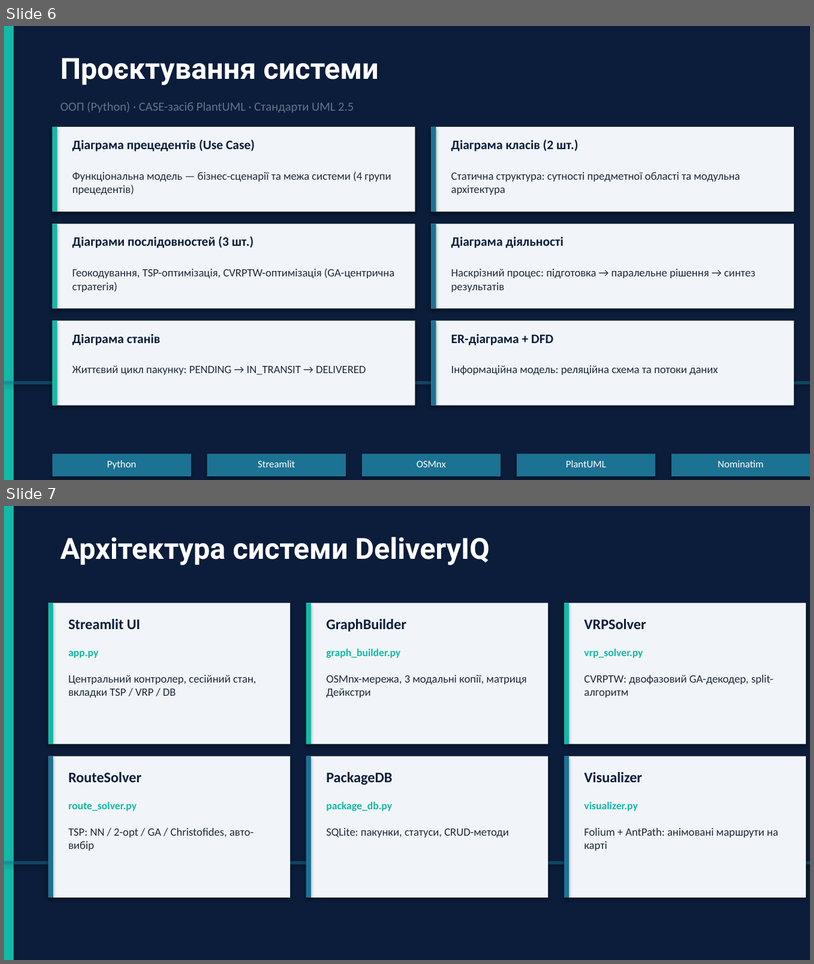
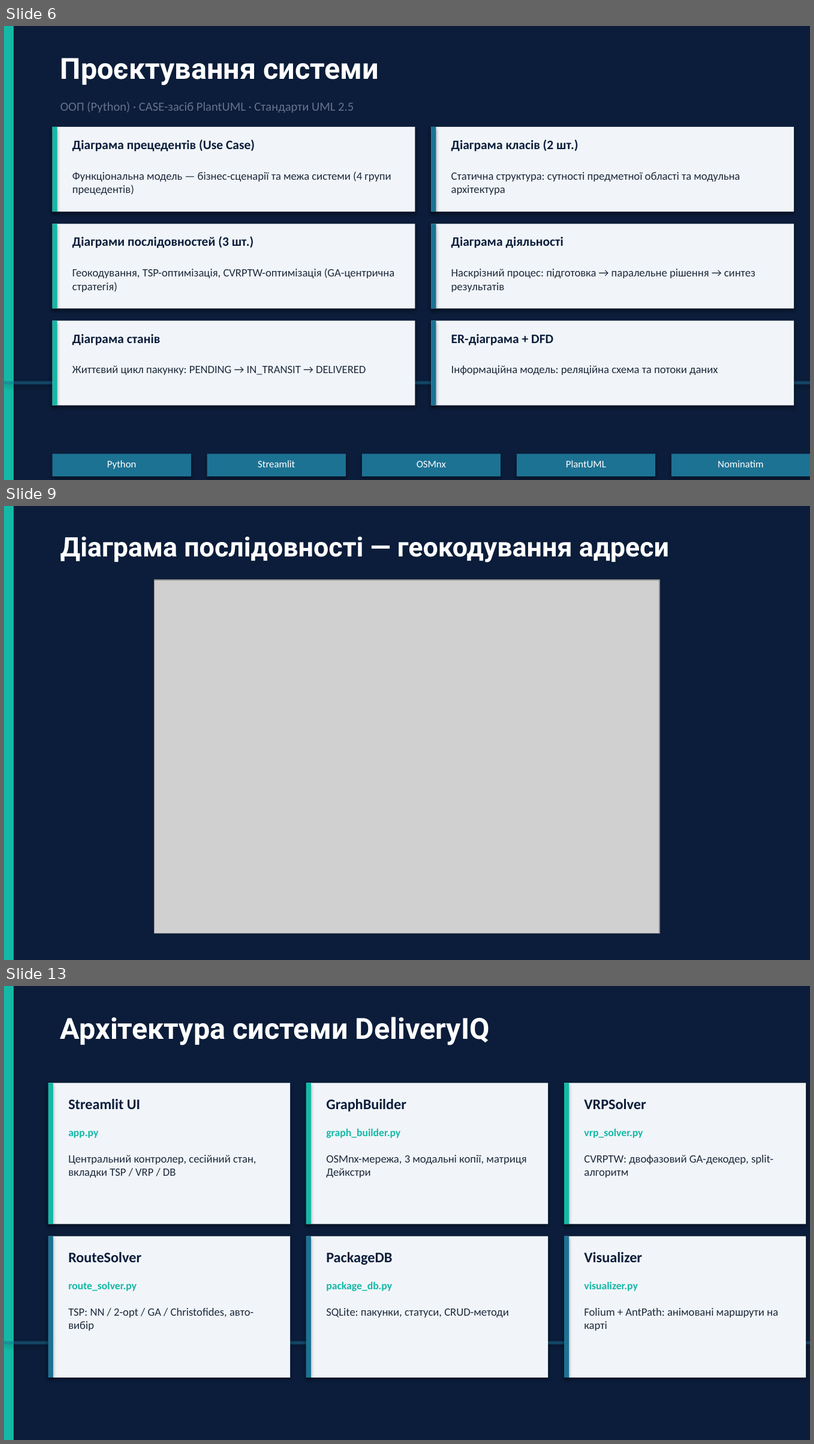
Before and after one commit to timurrte/DeliveryIQ, a slide deck: Звіт/Диплом/Презентація/Презентація_диплом_Ніколаєв.pptx. Shown one above the other, each under a label of ours: slides 6 and 7 before the commit, slides 6, 9 and 13 after it; the slides between them are not shown. The pictures are 814x964 and 814x1444 pixels, drawn with LibreOffice and Linux fonts; fonts in the diff are those of the drawing; grey boxes stand for pictures. Boxes give left, top, right and bottom in pixels: in the first picture for what was removed or moved away, otherwise in the second. Text is boxed around its words. In the diff, an @@ line names an element or a change of style, - is before the commit and + after.

```diff
--- a/Звіт/Диплом/Презентація/Презентація_диплом_Ніколаєв.pptx
+++ b/Звіт/Диплом/Презентація/Презентація_диплом_Ніколаєв.pptx
@@ slide 9 added at [4, 506, 810, 960], background #0B1D3A @@
@@ rectangle added at [4, 506, 14, 959], fill #14B8A6 @@
@@ text added at [60, 537, 669, 562], 24 pt, text #FFFFFF, bold @@
+Діаграма послідовності — геокодування адреси
@@ picture added at [155, 580, 660, 933] @@
@@ what was slide 7 is now slide 13 @@
```
Also in this commit, not shown: 4 slides changed, 13 other slides added, 14 other files.
